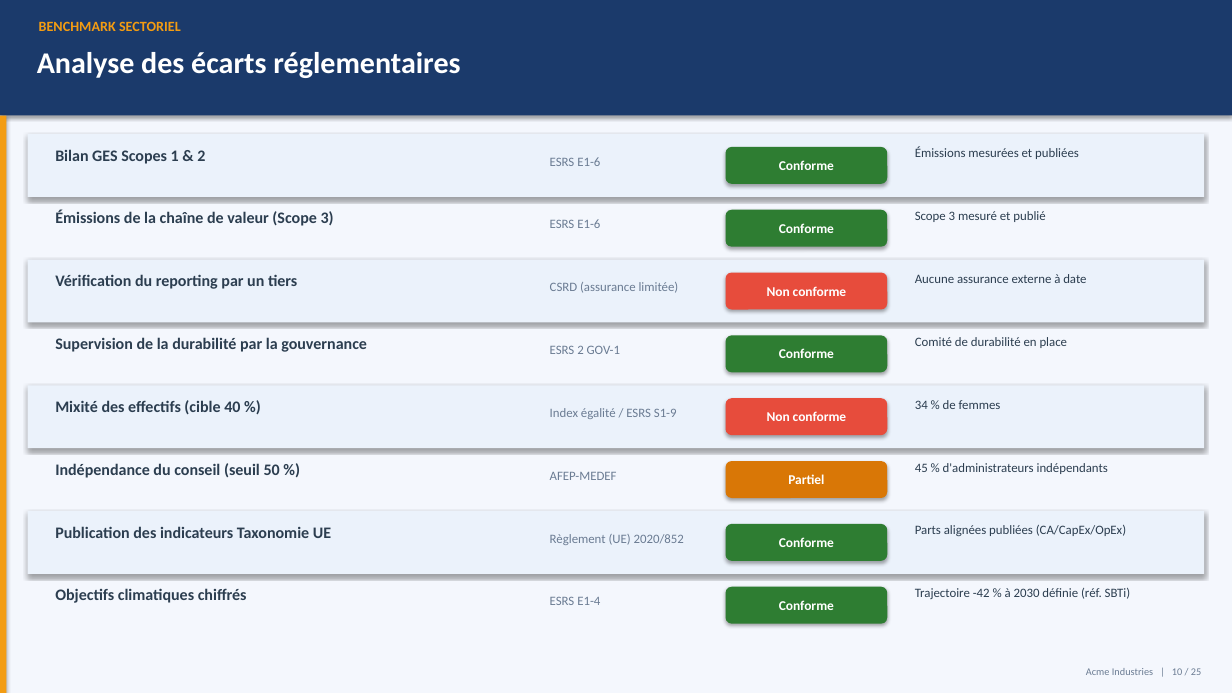
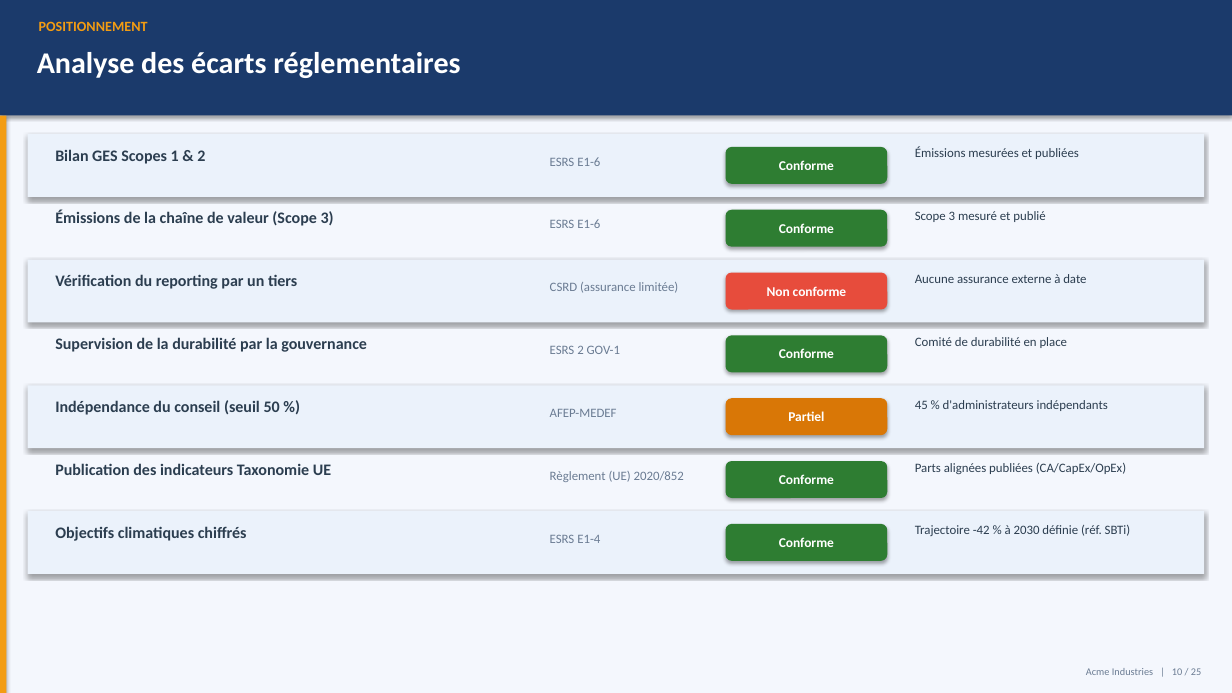
Before and after one commit to mehdiarrais-bot/Ethereal-ESG, a slide deck: slide 10 of examples/Presentation.pptx. Drawn at 1232x693 pixels with LibreOffice and Linux fonts; fonts in the diff are those of the drawing. Boxes give left, top, right and bottom in pixels: in the first picture for what was removed or moved away, otherwise in the second. Text is boxed around its words. In the diff, an @@ line names an element or a change of style, - is before the commit and + after.

```diff
--- a/examples/Presentation.pptx
+++ b/examples/Presentation.pptx
@@ text at bbox=[39, 21, 148, 31]: text changed @@
-BENCHMARK SECTORIEL
+POSITIONNEMENT
@@ text removed at bbox=[55, 400, 240, 414] @@
-Mixité des effectifs (cible 40 %)
@@ text removed at bbox=[550, 408, 677, 419] @@
-Index égalité / ESRS S1-9
@@ rounded rectangle at bbox=[726, 398, 887, 435]: fill #E74C3C to #D97706 @@
@@ text removed at bbox=[767, 411, 846, 421] @@
-Non conforme
@@ text removed at bbox=[915, 400, 1001, 409] @@
-34 % de femmes
@@ 8 texts: place and size @@
-8 texts at bbox=[55, 463, 1126, 605]
+8 texts at bbox=[55, 400, 1126, 543]
@@ rounded rectangle at bbox=[726, 461, 887, 498]: fill #D97706 to #2E7D32 @@
@@ text "Conforme": place and size @@
-text "Conforme" at bbox=[779, 600, 834, 610]
+text "Conforme" at bbox=[779, 474, 834, 484]
@@ text "Objectifs climatiques chiffrés": place and size @@
-text "Objectifs climatiques chiffrés" at bbox=[55, 588, 247, 603]
+text "Objectifs climatiques chiffrés" at bbox=[55, 526, 247, 541]
@@ text "Trajectoire -42 % à 2030 ...": place and size @@
-text "Trajectoire -42 % à 2030 ..." at bbox=[915, 588, 1131, 599]
+text "Trajectoire -42 % à 2030 ..." at bbox=[915, 525, 1131, 536]
@@ rounded rectangle removed at bbox=[726, 587, 887, 624] @@
```
Also in this commit, not shown: 5 other slides changed, 4 other files.
